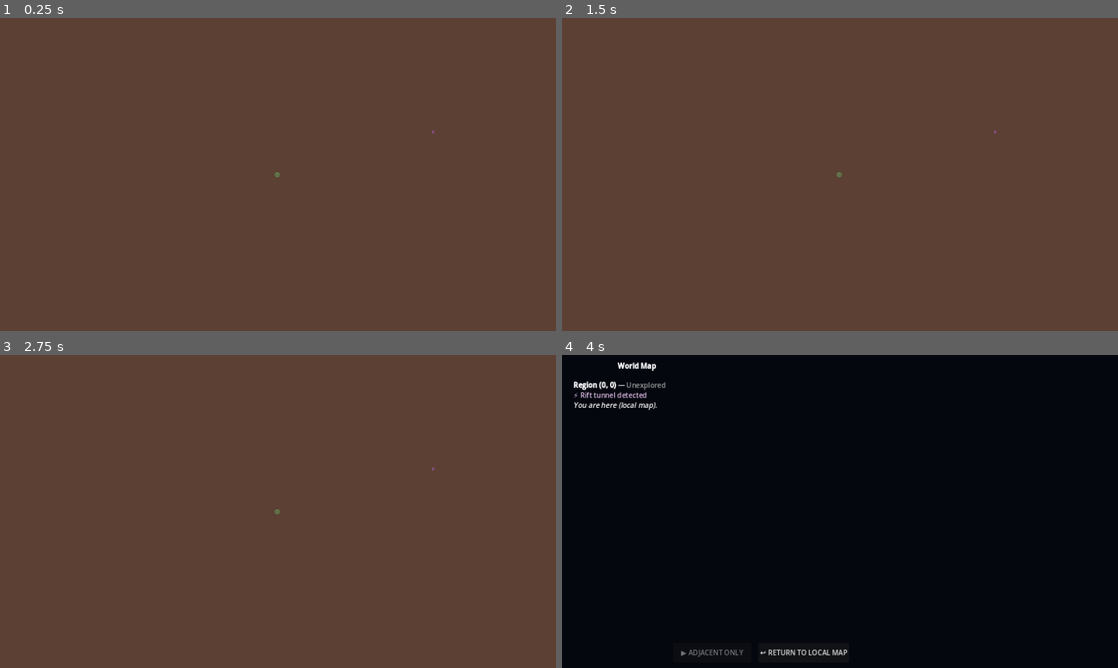
Above: before the commit, frames 1-4 (two rows, left to right).
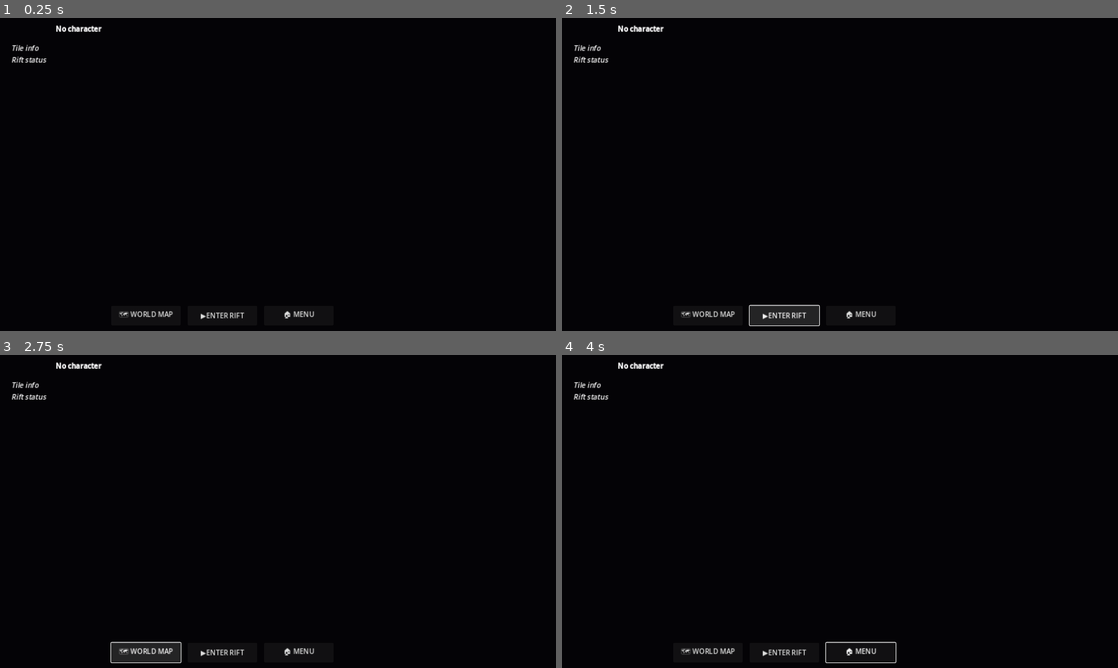
Above: after the commit, the same moments.

Repository: AhmiDarrow/FallenEarth
Game: Godot game, scene res://scenes/HubWorld.tscn
The game is run twice, just before and just after one commit, with the same random seed, the same clock (stepped at 60 frames per second) and the same inputs. This scene is started directly instead of the project's main scene.
Inputs (mouse positions are in pixels of both pictures, inside the frame that each line leads up to):
- Up to frame 1 (0.25 s): no input
- Up to frame 2 (1.5 s): click (784, 315) at 0.5 s, where only the run after the commit has a clickable "▶ENTER RIFT"; click (784, 315) at 1.25 s, where only the run after the commit has a clickable "▶ENTER RIFT"
- Up to frame 3 (2.75 s): click (144, 652) at 2 s, where only the run after the commit has a clickable "🗺 WORLD MAP"
- Up to frame 4 (4 s): click (862, 652) at 2.75 s, where only the run after the commit has a clickable "🏠 MENU"; move the mouse to (962, 495) at 3.52 s; hold Right from 3.53 s (still down); tap M at 3.6 s; click (962, 495) at 3.67 s

The runs differ from the first frame. In frame 1, 100% of the frame differs, in the area x 0-100%, y 0-100%; in frame 2, 100%; in frame 3, 100%; in frame 4, 1.3%.
Error after the commit: Parse Error: Cannot infer the type of "radius" variable because the value doesn't have a set type. (res://scripts/HubWorld.gd:259)

Commit message:
Fix mob spawning and replace text markers with sprite-based visuals
Mob spawning fix:
- EncounterBuilder._load_json_dict returned the full JSON root, but
  enemy_archetypes.json is nested under {'archetypes': {...}}. The
  _pick_enemy_archetype loop iterated top-level keys and only found
  'archetypes' — not the actual enemy types. Pool was always empty.
  Now extracts the inner 'archetypes' dict after loading.

Visual upgrade:
- Replaced unicode text Labels ('◎', '✕', '★', '⚡') with Sprite2D
  nodes using procedurally generated circle textures with gradient fill
- Player: larger green circle with glow ring (20px + 32px glow)
- Mobs: red 12px circles
- NPCs: gold 16px circles
- Rifts: purple 10px circles
- Missions: blue circles

Diff:
--- a/scenes/ui/Splash.tscn
+++ b/scenes/ui/Splash.tscn
@@ -1,52 +1,47 @@
 [gd_scene load_steps=5 format=3 uid="uid://splash001"]
 
 [ext_resource type="Script" path="res://scenes/ui/Splash.gd" id="1_sp"]
+
+[sub_resource type="ParticleProcessMaterial" id="particle_mat"]
+lifetime_randomness = 0.3
+direction = Vector3(0, -1, 0)
+spread = 30.0
+initial_velocity_min = 20.0
+initial_velocity_max = 60.0
+gravity = Vector3(0, -10, 0)
+scale_min = 0.5
+scale_max = 2.0
+color = Color(0.3, 0.7, 0.8, 0.8)
 
 [sub_resource type="Gradient" id="particle_grad"]
 colors = PackedColorArray(1, 1, 1, 1, 1, 1, 1, 0)
 
 [sub_resource type="GradientTexture2D" id="particle_tex"]
+gradient = SubResource("particle_grad")
 width = 16
 height = 16
-gradient = SubResource("particle_grad")
-
-[sub_resource type="ParticleProcessMaterial" id="particle_mat"]
-direction = Vector3(0, -1, 0)
-spread = 30.0
-gravity = Vector3(0, -10, 0)
-initial_velocity_min = 20.0
-initial_velocity_max = 60.0
-scale_min = 0.5
-scale_max = 2.0
-scale_curve = SubResource("particle_grad")
-color = Color(0.3, 0.7, 0.8, 0.8)
-color_ramp = SubResource("particle_grad")
-lifetime_randomness = 0.3
 
 [node name="CanvasLayer" type="CanvasLayer"]
-layer = 1
 script = ExtResource("1_sp")
 
 [node name="Background" type="TextureRect" parent="."]
-layout_mode = 0
+anchors_preset = 15
 anchor_right = 1.0
 anchor_bottom = 1.0
 grow_horizontal = 2
 grow_vertical = 2
-color = Color(0.05, 0.03, 0.08, 1)
 mouse_filter = 2
 
 [node name="Overlay" type="ColorRect" parent="."]
-layout_mode = 0
+anchors_preset = 15
 anchor_right = 1.0
 anchor_bottom = 1.0
 grow_horizontal = 2
 grow_vertical = 2
+mouse_filter = 2
 color = Color(0, 0, 0, 0.6)
-mouse_filter = 2
 
 [node name="CenterContainer" type="CenterContainer" parent="."]
-layout_mode = 1
 anchors_preset = 15
 anchor_right = 1.0
 anchor_bottom = 1.0
@@ -83,15 +78,11 @@
 [node name="Particles" type="GPUParticles2D" parent="."]
 emitting = false
 amount = 64
+process_material = SubResource("particle_mat")
 texture = SubResource("particle_tex")
-process_material = SubResource("particle_mat")
-visibility_rect = Rect2(-640, -360, 1280, 720)
-local_coords = false
-one_shot = false
-explosiveness = 0.0
 randomness = 0.2
 fixed_fps = 0
-fractional_delta = true
 interpolate = false
+visibility_rect = Rect2(-640, -360, 1280, 720)
 
 [node name="AnimationPlayer" type="AnimationPlayer" parent="."]
--- a/scripts/CombatEncounterBuilder.gd
+++ b/scripts/CombatEncounterBuilder.gd
@@ -33,10 +33,11 @@
 	var min_level: int = int(difficulty.get("min_level", 2))
 	var max_level: int = int(difficulty.get("max_level", 8))
 
-	# Load enemy archetypes (same as NPC archetypes but enemy-specific)
-	var archetypes: Dictionary = _load_json_dict(ENEMY_ARCHETYPES_PATH)
+	# Load enemy archetypes — file wraps them under an "archetypes" key
+	var archetypes_root: Dictionary = _load_json_dict(ENEMY_ARCHETYPES_PATH)
+	var archetypes: Dictionary = archetypes_root.get("archetypes", archetypes_root)
 	if archetypes.is_empty():
-		archetypes = _load_json_dict(ARCHETYPES_PATH)  # fallback to NPC archetypes
+		archetypes = _load_json_dict(ARCHETYPES_PATH).get("archetypes", {})
 
 	var appearance_opts: Dictionary = _load_json_dict(APPEARANCE_PATH)
 	var rng := _make_rng(world_seed, GENERATION_SALT)
--- a/scripts/HubWorld.gd
+++ b/scripts/HubWorld.gd
@@ -227,15 +227,52 @@
 
 
 func _add_marker(x: int, y: int, color: Color, symbol: String, kind: String, cell_size: int = 24) -> void:
-	var lbl := Label.new()
-	lbl.text = symbol
-	lbl.add_theme_color_override("font_color", color)
-	lbl.add_theme_font_size_override("font_size", 14)
-	lbl.position = Vector2(x * cell_size + 4, y * cell_size + 2)
-	lbl.mouse_filter = Control.MOUSE_FILTER_IGNORE
+	var size := Vector2(14, 14)
+	match kind:
+		"player":
+			size = Vector2(20, 20)
+		"mob":
+			size = Vector2(12, 12)
+		"npc":
+			size = Vector2(16, 16)
+		"rift":
+			size = Vector2(10, 10)
+
+	var tex := _make_circle_texture(color, size)
+	var spr := Sprite2D.new()
+	spr.texture = tex
+	spr.position = Vector2(x * cell_size + cell_size * 0.5, y * cell_size + cell_size * 0.5)
+
+	if kind == "player":
+		var glow := Sprite2D.new()
+		glow.texture = _make_circle_texture(Color(color.r, color.g, color.b, 0.3), size * 1.6)
+		glow.position = spr.position
+		if is_instance_valid(_marker_layer):
+			_marker_layer.add_child(glow)
+
 	if is_instance_valid(_marker_layer):
-		_marker_layer.add_child(lbl)
-	_marker_nodes["%s|%s" % [kind, LocalMapGen.local_key(x, y)]] = lbl
+		_marker_layer.add_child(spr)
+	_marker_nodes["%s|%s" % [kind, LocalMapGen.local_key(x, y)]] = spr
+
+
+func _make_circle_texture(color: Color, size: Vector2) -> Texture2D:
+	var radius := min(size.x, size.y) * 0.5
+	var diameter := int(radius * 2.0)
+	var img := Image.create(diameter, diameter, false, Image.FORMAT_RGBA8)
+	var center := Vector2(radius, radius)
+	var r2 := radius * radius
+	for py in diameter:
+		for px in diameter:
+			var dx := float(px) + 0.5 - center.x
+			var dy := float(py) + 0.5 - center.y
+			var dist2 := dx * dx + dy * dy
+			if dist2 <= r2:
+				var t := 1.0 - sqrt(dist2) / radius
+				var c := color.lerp(Color(color.r, color.g, color.b, 1.0), t * 0.4)
+				img.set_pixel(px, py, c)
+			else:
+				img.set_pixel(px, py, Color(0, 0, 0, 0))
+	return ImageTexture.create_from_image(img)
 
 
 func _update_camera() -> void:
Not shown: 1 places in scenes/ui/Splash.tscn that only renumber resources
Binary file added: scenes/ui/background.jpg
Binary file added: scenes/ui/background.png
Binary file added: scenes/ui/plant repack.png
